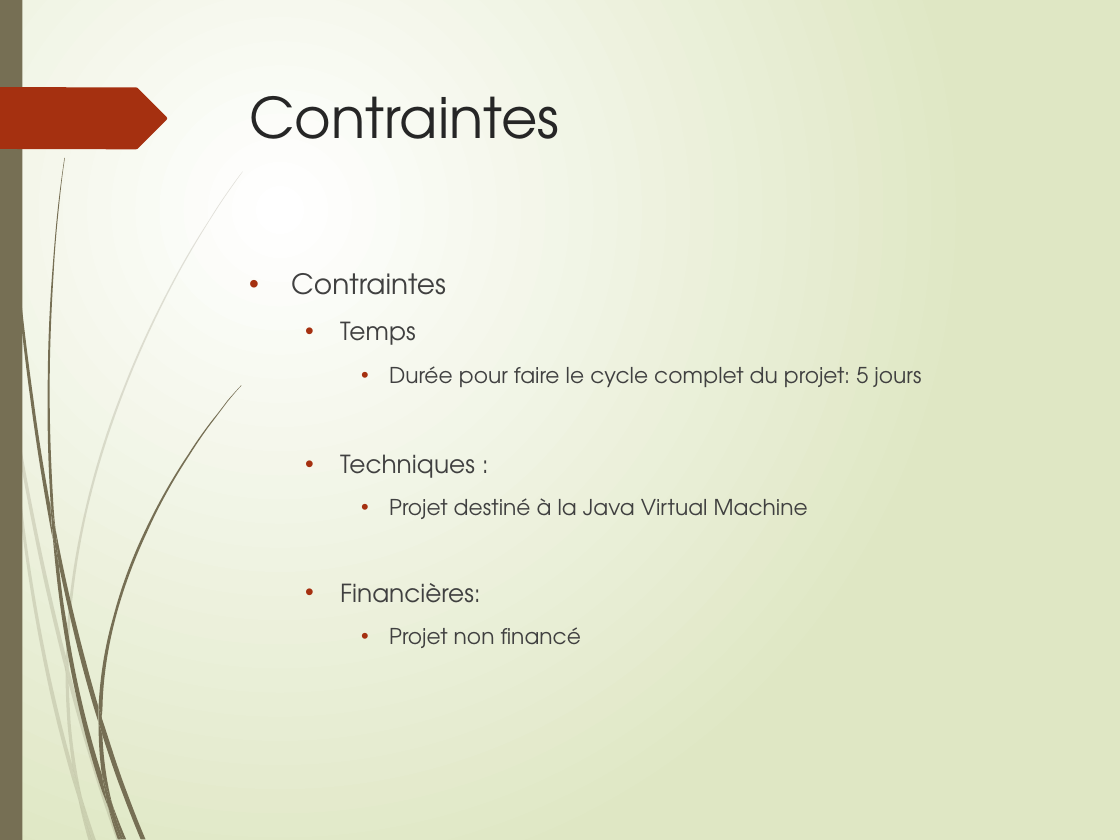
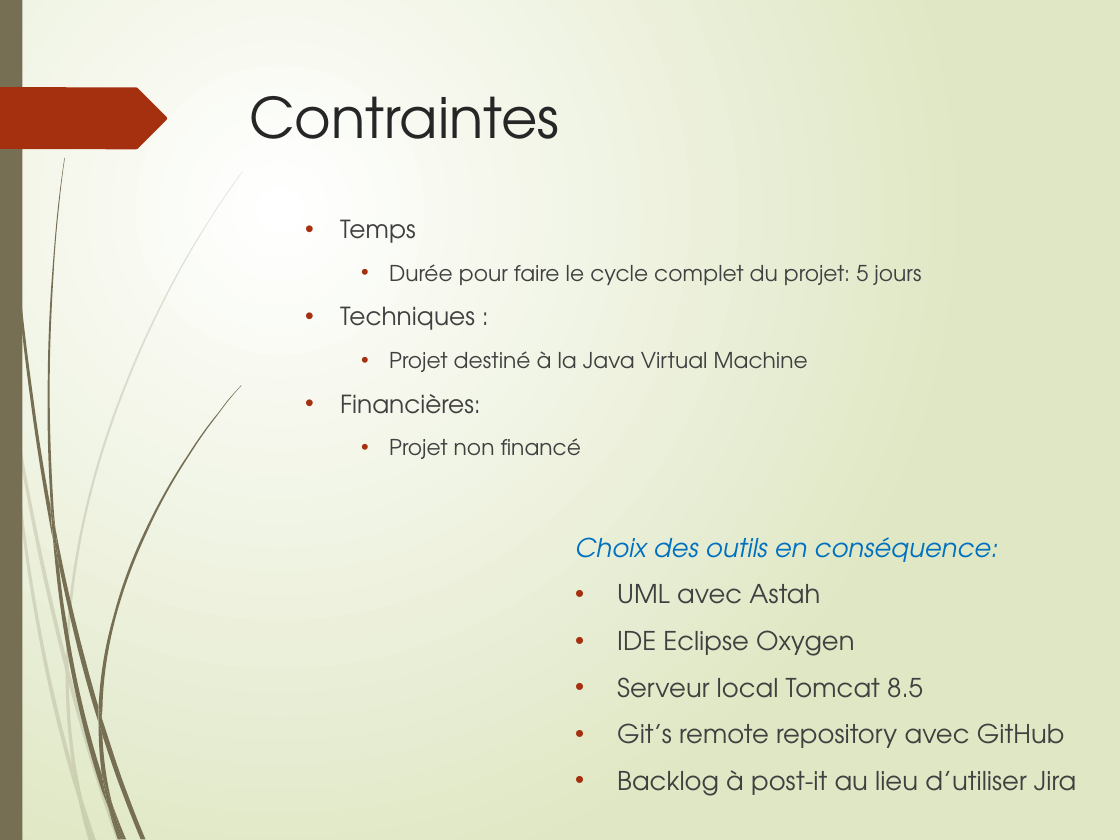
Before and after one commit to LudoRoot/WeBet_JBL, a slide deck: slide 7 of Présentation/Présentation WeBet_JBL.pptx. Drawn at 1120x840 pixels with LibreOffice and Linux fonts; fonts in the diff are those of the drawing. Boxes give left, top, right and bottom in pixels: in the first picture for what was removed or moved away, otherwise in the second. Text is boxed around its words. In the diff, an @@ line names an element or a change of style, - is before the commit and + after.

Commit message:
commit avec evolution presentation modif redirect apres inscription

```diff
--- a/Présentation/Présentation WeBet_JBL.pptx
+++ b/Présentation/Présentation WeBet_JBL.pptx
@@ text "Temps": place and size @@
-text "Temps" at (291,273,921,648)
+text "Temps" at (340,219,921,459)
@@ text at (291,273,446,295): paragraph removed @@
-• Contraintes
@@ text added at (575,537,1076,796), 16.6 pt, text #404040 @@
+Choix des outils en conséquence:
+• UML avec Astah
+• IDE Eclipse Oxygen
+• Serveur local Tomcat 8.5
+• Git’s remote repository avec GitHub
+• Backlog à post-it au lieu d’utiliser Jira
```
Also in this commit, not shown: 3 other slides changed, 5 slides added, 1 slide removed, 3 other files.
